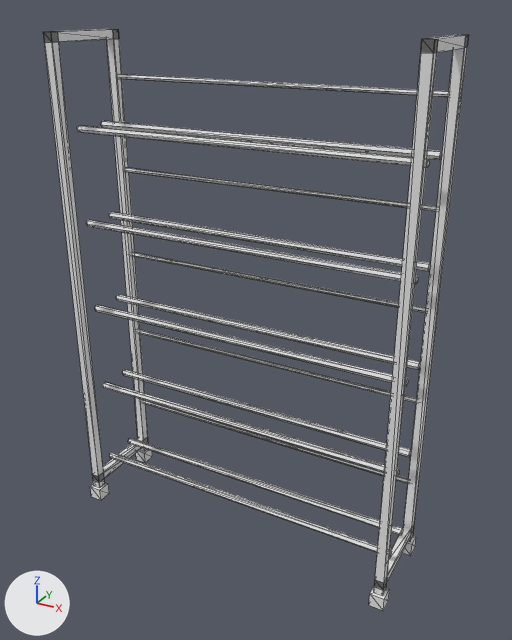
Renders of the glTF model assets/models/furniture/filament_rack_large.glb from each side of a commit.
Both versions are drawn from a 50 mm lens placed at (1.082, -1.883, 1.784), pointed at (0.041, 0.011, 0.837). Arrows for +X, +Y and +Z are at lower left; the lights stay in place. The picture after the commit comes second. Mesh edges are drawn as thin lines. Vertices at exactly the same position are counted once.

Before the edit, the objects in view are built like this:
```python
me_filament_rack_large = bpy.data.meshes.new('filament_rack_large')
me_filament_rack_large.from_pydata(...)  # 268 vertices, 444 faces; spans x -0.61..0.61, y -0.17..0.17, z 0.0..1.72
me_filament_rack_large.materials.append(mat_palette_flat)  # white #e7e7e7
ob_filament_rack_large = bpy.data.objects.new('filament_rack_large', me_filament_rack_large)
ob_filament_rack_large.location = (0.0, 0.0, 0.0)
```
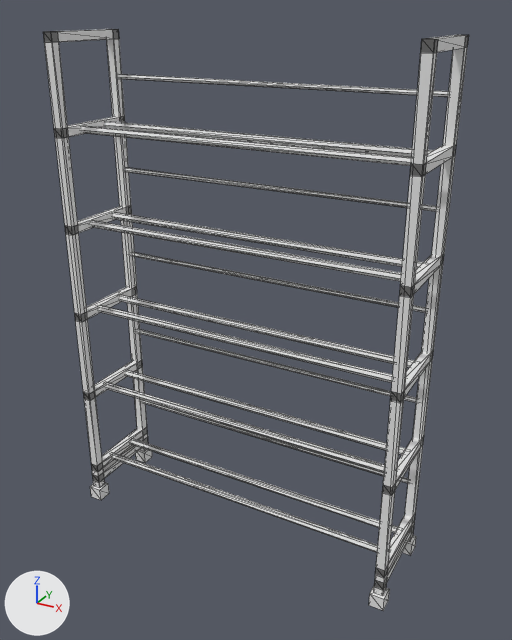
Commit message: Filament rack: carry the rails on the end frames

Pixel boxes [x1, y1, x2, y2] of what changed, in the pictures (512 x 640 px):
part 1 of me_filament_rack_large, added
    after: [54, 117, 125, 138]
part 2 of me_filament_rack_large, added
    after: [410, 144, 457, 177]
part 3 of me_filament_rack_large, added
    after: [65, 206, 132, 235]
part 4 of me_filament_rack_large, added
    after: [400, 254, 444, 298]
part 5 of me_filament_rack_large, added
    after: [75, 286, 137, 322]
part 6 of me_filament_rack_large, added
    after: [390, 350, 434, 403]
part 7 of me_filament_rack_large, added
    after: [83, 361, 142, 401]
part 8 of me_filament_rack_large, added
    after: [382, 438, 424, 495]
part 9 of me_filament_rack_large, added
    after: [91, 429, 147, 471]
part 10 of me_filament_rack_large, added
    after: [376, 515, 415, 578]

Patch to the scene script:
```diff
--- a/assets/models/furniture/filament_rack_large.glb.py
+++ b/assets/models/furniture/filament_rack_large.glb.py
@@ me_filament_rack_large @@
 # used by ob_filament_rack_large; location = (0.0, 0.0, 0.0)
-me_filament_rack_large.from_pydata(...)  # 268 vertices, 444 faces; spans x -0.61..0.61, y -0.17..0.17, z 0.0..1.72
+me_filament_rack_large.from_pydata(...)  # 348 vertices, 564 faces; spans x -0.61..0.61, y -0.17..0.17, z 0.0..1.72
+# me_filament_rack_large part 1: a new loose piece, a box spanning x -0.6..-0.57, y -0.16..0.16, z 1.405..1.435, in mat_palette_flat (white #e7e7e7)
+# me_filament_rack_large part 2: a new loose piece, a box spanning x 0.57..0.6, y -0.16..0.16, z 1.405..1.435, in mat_palette_flat (white #e7e7e7)
+# me_filament_rack_large part 3: a new loose piece, a box spanning x -0.6..-0.57, y -0.16..0.16, z 1.085..1.115, in mat_palette_flat (white #e7e7e7)
+# me_filament_rack_large part 4: a new loose piece, a box spanning x 0.57..0.6, y -0.16..0.16, z 1.085..1.115, in mat_palette_flat (white #e7e7e7)
+# me_filament_rack_large part 5: a new loose piece, a box spanning x -0.6..-0.57, y -0.16..0.16, z 0.765..0.795, in mat_palette_flat (white #e7e7e7)
+# me_filament_rack_large part 6: a new loose piece, a box spanning x 0.57..0.6, y -0.16..0.16, z 0.765..0.795, in mat_palette_flat (white #e7e7e7)
+# me_filament_rack_large part 7: a new loose piece, a box spanning x -0.6..-0.57, y -0.16..0.16, z 0.445..0.475, in mat_palette_flat (white #e7e7e7)
+# me_filament_rack_large part 8: a new loose piece, a box spanning x 0.57..0.6, y -0.16..0.16, z 0.445..0.475, in mat_palette_flat (white #e7e7e7)
+# me_filament_rack_large part 9: a new loose piece, a box spanning x -0.6..-0.57, y -0.16..0.16, z 0.125..0.155, in mat_palette_flat (white #e7e7e7)
+# me_filament_rack_large part 10: a new loose piece, a box spanning x 0.57..0.6, y -0.16..0.16, z 0.125..0.155, in mat_palette_flat (white #e7e7e7)
+# other edits to the shape of me_filament_rack_large do not show in these pictures
 me_filament_rack_large.materials.append(mat_palette_flat)
```
